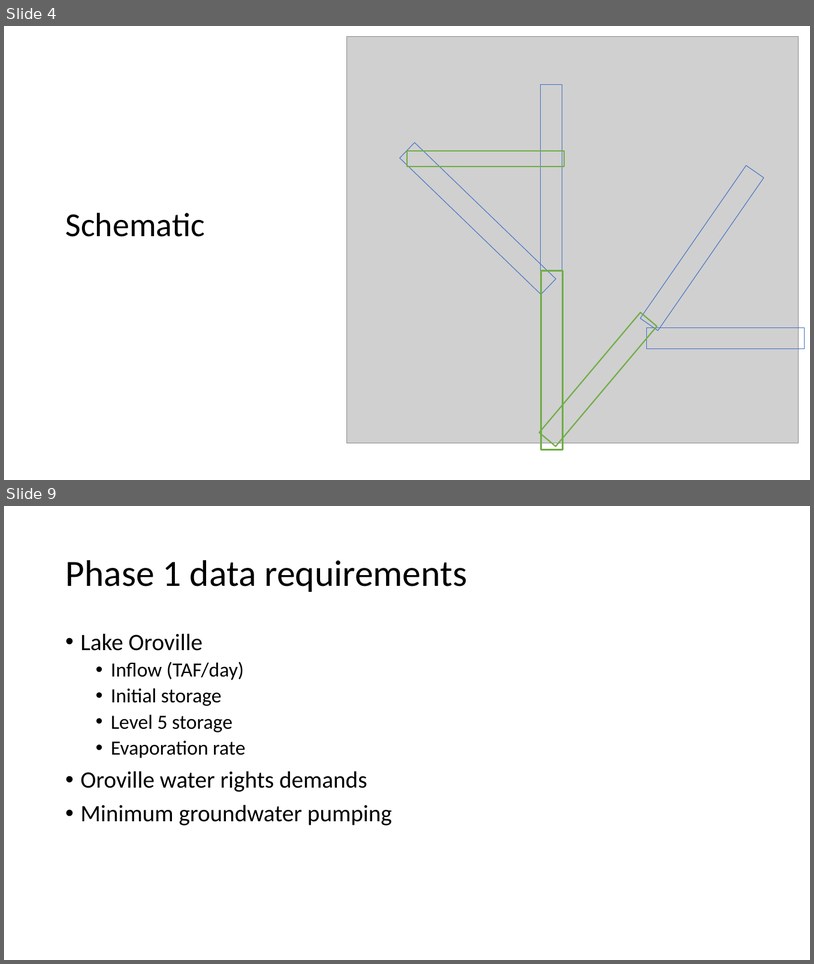
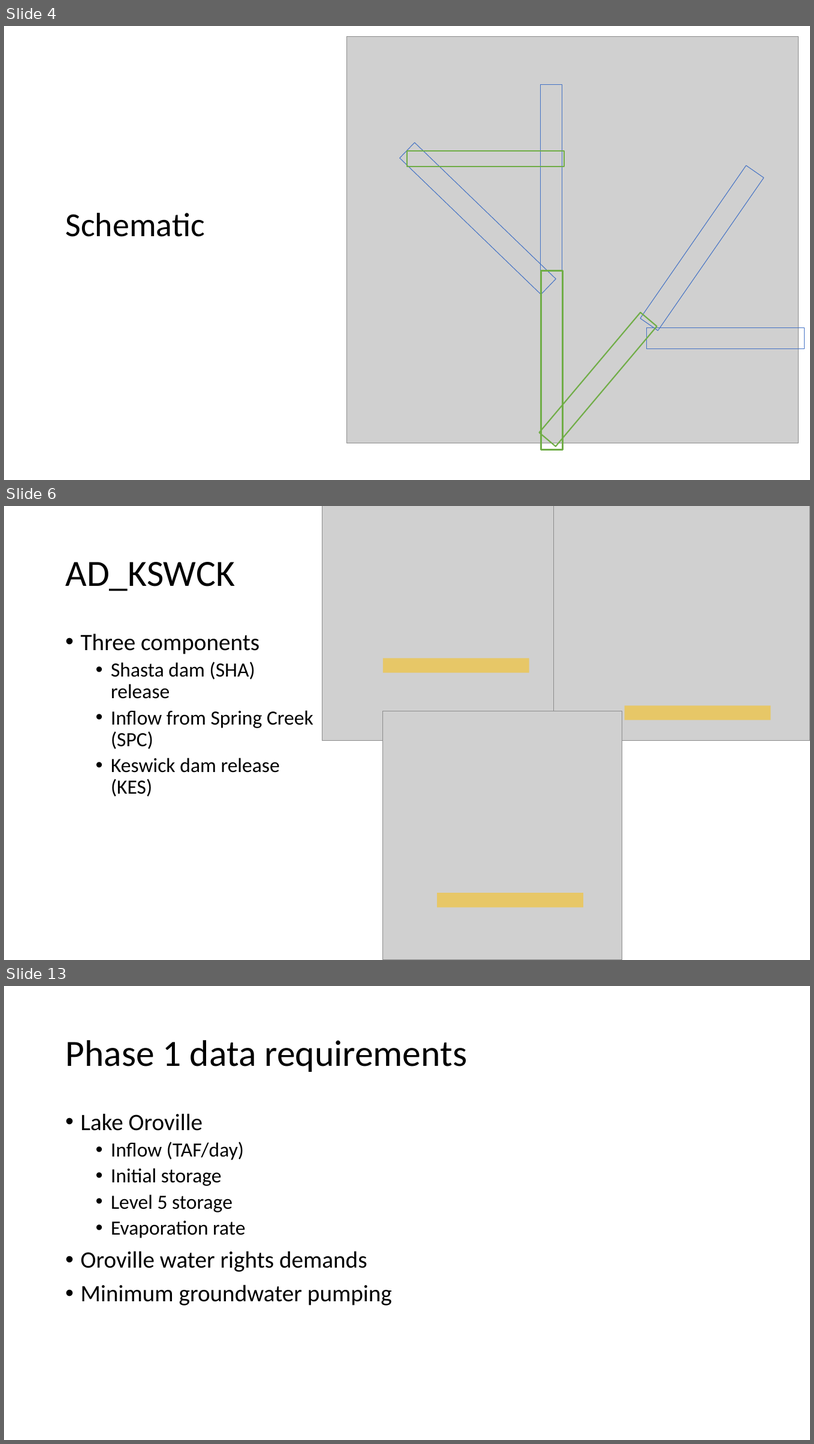
Before and after one commit to nsosorio/DailyCalLiteModel, a slide deck: Building daily CalLite model from scratch – daily.pptx. Shown one above the other, each under a label of ours: slides 4 and 9 before the commit, slides 4, 6 and 13 after it; the slides between them are not shown. The pictures are 814x964 and 814x1444 pixels, drawn with LibreOffice and Linux fonts; fonts in the diff are those of the drawing; grey boxes stand for pictures. Boxes give left, top, right and bottom in pixels: in the first picture for what was removed or moved away, otherwise in the second. Text is boxed around its words. In the diff, an @@ line names an element or a change of style, - is before the commit and + after.

Commit message:
Implement Shasta node reservoir ops

```diff
--- a/Building daily CalLite model from scratch – daily.pptx
+++ b/Building daily CalLite model from scratch – daily.pptx
@@ slide 6 added at (x1=4, y1=506, x2=810, y2=960), background #FFFFFF @@
@@ picture added at (x1=323, y1=506, x2=586, y2=741) @@
@@ picture added at (x1=554, y1=506, x2=810, y2=741) @@
@@ title added at (x1=65, y1=562, x2=235, y2=591), 44 pt, text #000000 @@
+AD_KSWCK
@@ text added at (x1=81, y1=633, x2=314, y2=796), 24 pt, text #000000 @@
+• Three components
+  • Shasta dam (SHA) release
+  • Inflow from Spring Creek (SPC)
+  • Keswick dam release (KES)
@@ rectangle added at (x1=383, y1=658, x2=530, y2=673), fill #FFC000 at 50% opacity @@
@@ picture added at (x1=383, y1=711, x2=623, y2=960) @@
@@ rectangle added at (x1=624, y1=706, x2=771, y2=720), fill #FFC000 at 50% opacity @@
@@ rectangle added at (x1=437, y1=892, x2=584, y2=907), fill #FFC000 at 50% opacity @@
@@ what was slide 9 is now slide 13 @@
```
Also in this commit, not shown: 6 slides changed, 4 other slides added, 11 other files.
